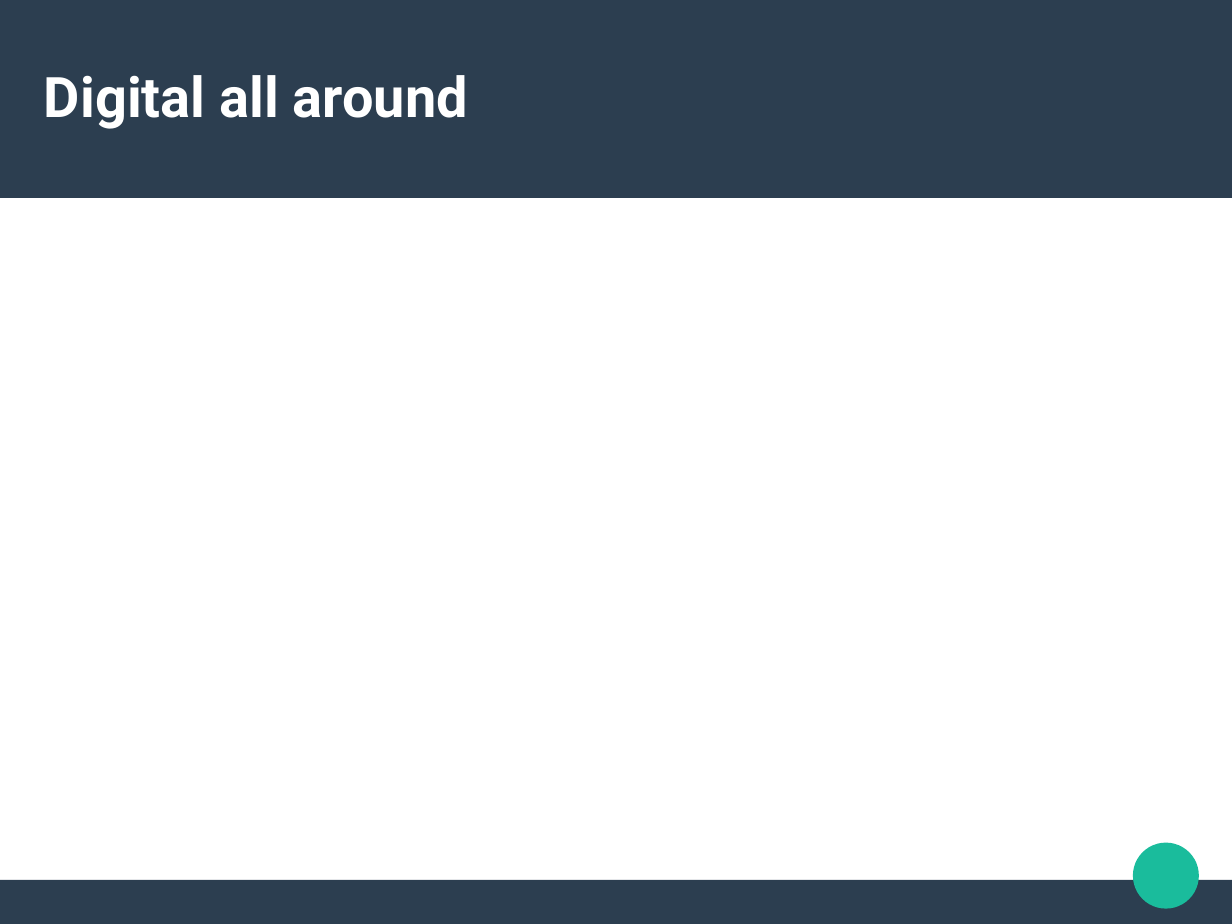
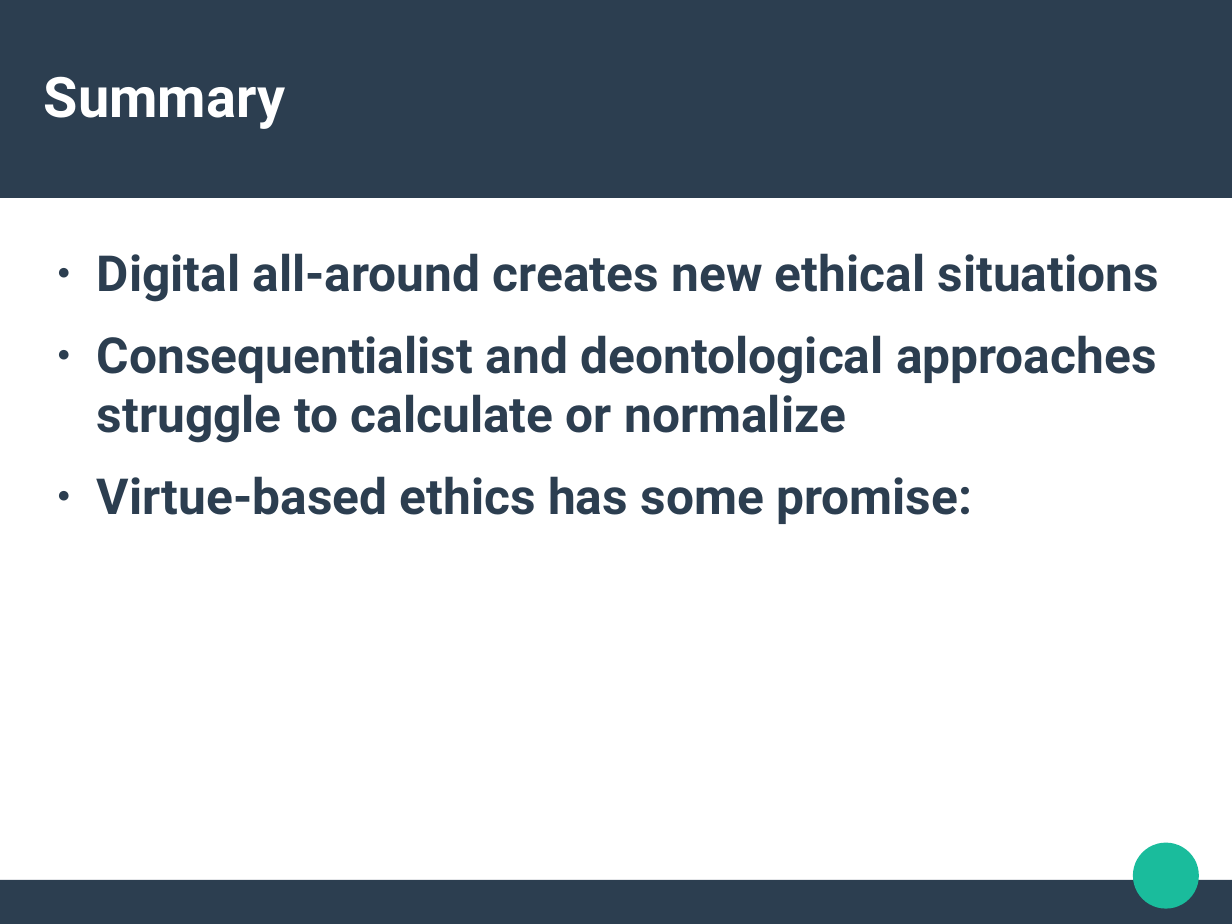
Before and after one commit to rian39/digital_ethics, a slide deck: slide 11 of digital_ethics_slides.odp (slide 3 before the commit). Drawn at 1232x924 pixels with LibreOffice and Linux fonts; fonts in the diff are those of the drawing. Boxes give left, top, right and bottom in pixels: in the first picture for what was removed or moved away, otherwise in the second. Text is boxed around its words. In the diff, an @@ line names an element or a change of style, - is before the commit and + after.

```diff
--- a/digital_ethics_slides.odp
+++ b/digital_ethics_slides.odp
@@ title at box(44, 76, 285, 129): text changed @@
-Digital all around
+Summary
@@ text added at box(97, 253, 1159, 524), 32 pt, text #2C3E50, bold @@
+● Digital all-around creates new ethical situations
+● Consequentialist and deontological approaches struggle to calculate or normalize
+● Virtue-based ethics has some promise:
```
Also in this commit, not shown: 3 other slides changed, 7 slides added, 3 slides removed, 1 other file.
